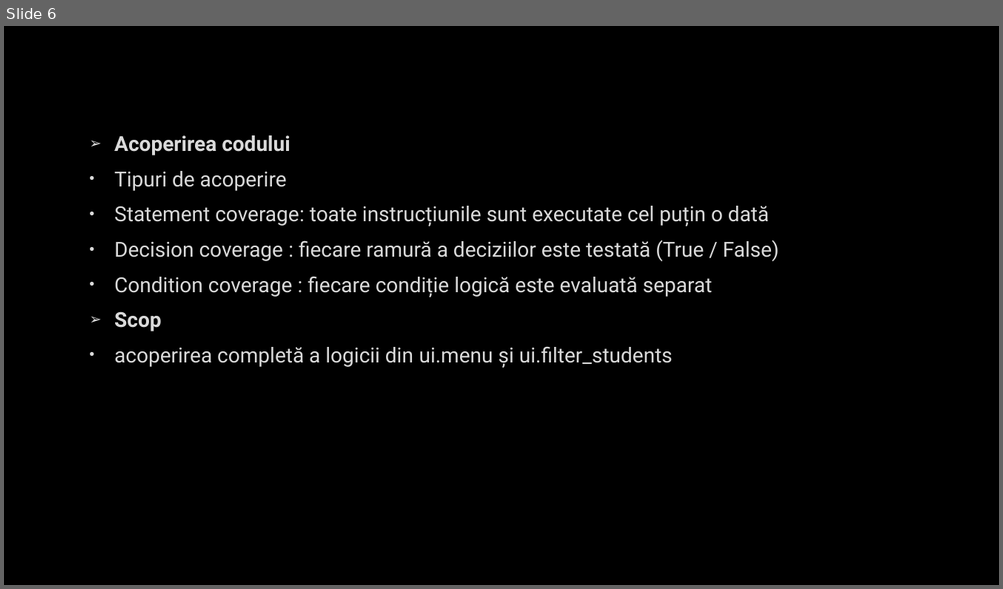
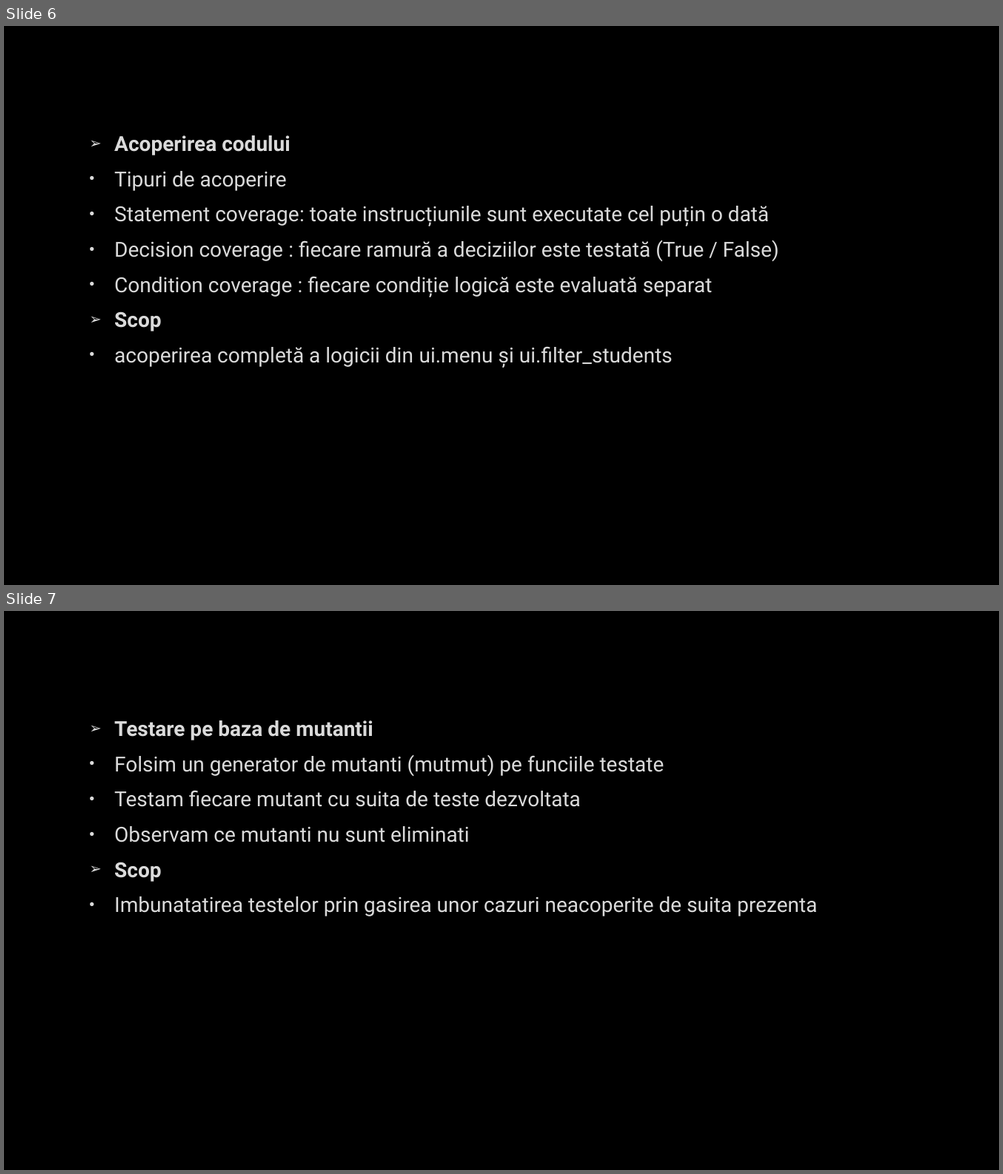
Before and after one commit to Cristi104/TSS-python, a slide deck: docs/Prezentare.pptx. Shown one above the other, each under a label of ours: slide 6 before the commit, slides 6 and 7 after it. The pictures are 1003x589 and 1003x1174 pixels, drawn with LibreOffice and Linux fonts; fonts in the diff are those of the drawing; background and template pictures are left out. Boxes give left, top, right and bottom in pixels: in the first picture for what was removed or moved away, otherwise in the second. Text is boxed around its words. In the diff, an @@ line names an element or a change of style, - is before the commit and + after.

```diff
--- a/docs/Prezentare.pptx
+++ b/docs/Prezentare.pptx
@@ slide 7 added at (x1=4, y1=611, x2=999, y2=1170), background picture (left out) @@
@@ text added at (x1=114, y1=721, x2=817, y2=917), 20 pt, text #DADADA @@
+➢ Testare pe baza de mutantii
+• Folsim un generator de mutanti (mutmut) pe funciile testate
+• Testam fiecare mutant cu suita de teste dezvoltata
+• Observam ce mutanti nu sunt eliminati
+➢ Scop
+• Imbunatatirea testelor prin gasirea unor cazuri neacoperite de suita prezenta
```
Also in this commit, not shown: 6 other slides changed, 7 other files.
